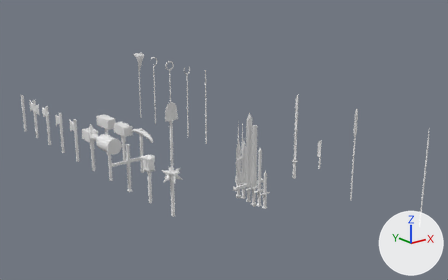
One commit to the Blender file resources/meshes/weapons.blend: the scene before it, then after it.
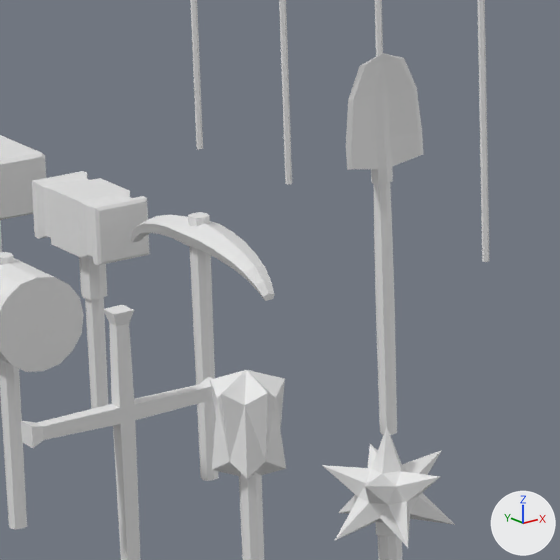
The first picture shows the older version from a camera (50 mm lens) standing at (-4.74, -6.64, 2.94) and looking at (0.5, -0.09, 0.32). The close-ups show both versions on the part from 24% to 45% of the width and 33% to 66% of the height of that picture; other places that the commit changed are outside them. Every picture has the same lights, and +X, +Y and +Z are marked at lower right.

Objects in the first close-up: 'cross01', 'cudgel01', 'forgeHammer01', 'forgeHammer02', 'mallet01', 'morningstar01', 'pickaxe01', 'shovel01', 'staff02', 'staff04', 'staff05'.
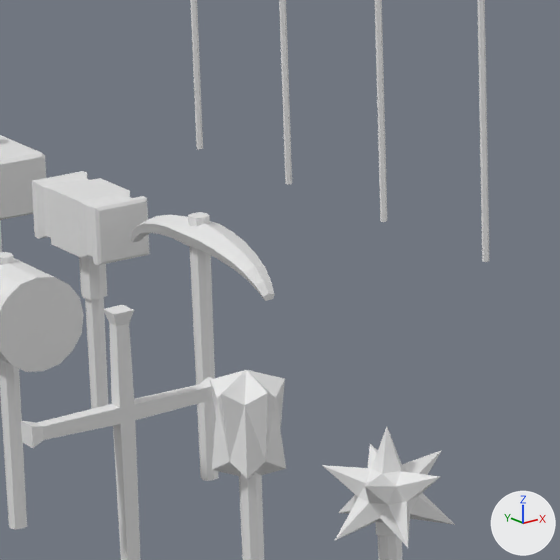
Patch to the scene script:
```diff
--- a/resources/meshes/weapons.blend.py
+++ b/resources/meshes/weapons.blend.py
@@ ob_shovel01 @@
 ob_shovel01.rotation_euler = (0.0, 0.0, 1.571)  # degrees (0, 0, 90)
+ob_shovel01.hide_render = True
```

What differs and where, as boxes (x1, y1, x2, y2) in the close-ups (560 x 560 px):
'shovel01', hidden
    before: (346, 53, 423, 435)
'staff03', unchanged, uncovered by the edit
    before: (375, 0, 383, 56)
    after: (375, 0, 387, 222)
